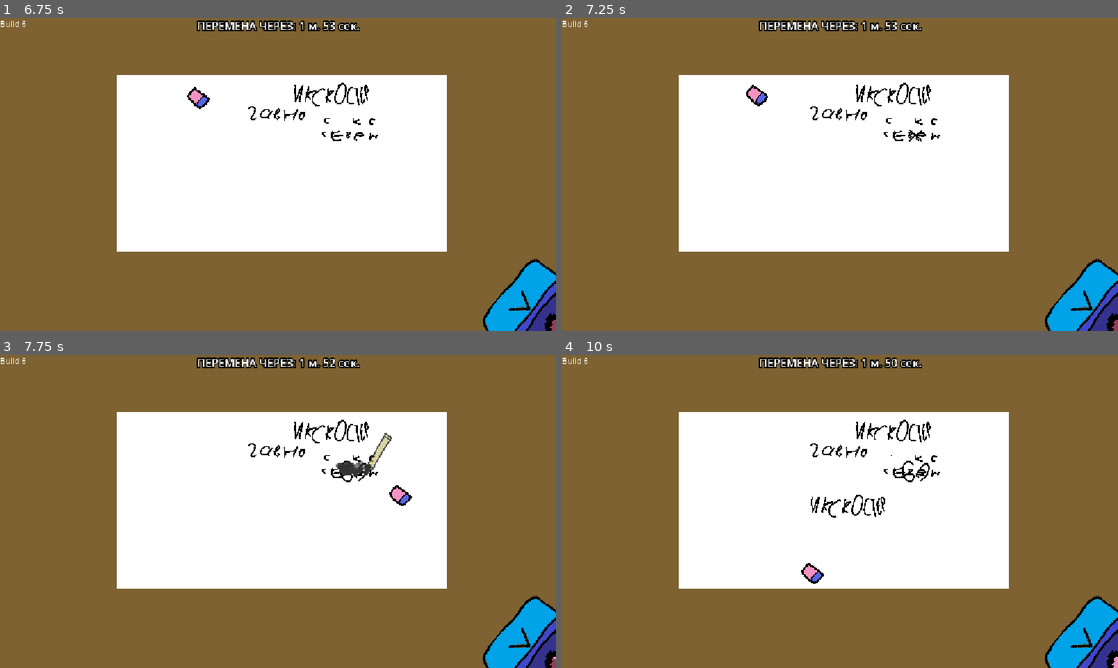
Above: before the commit, frames 1-4 (two rows, left to right).
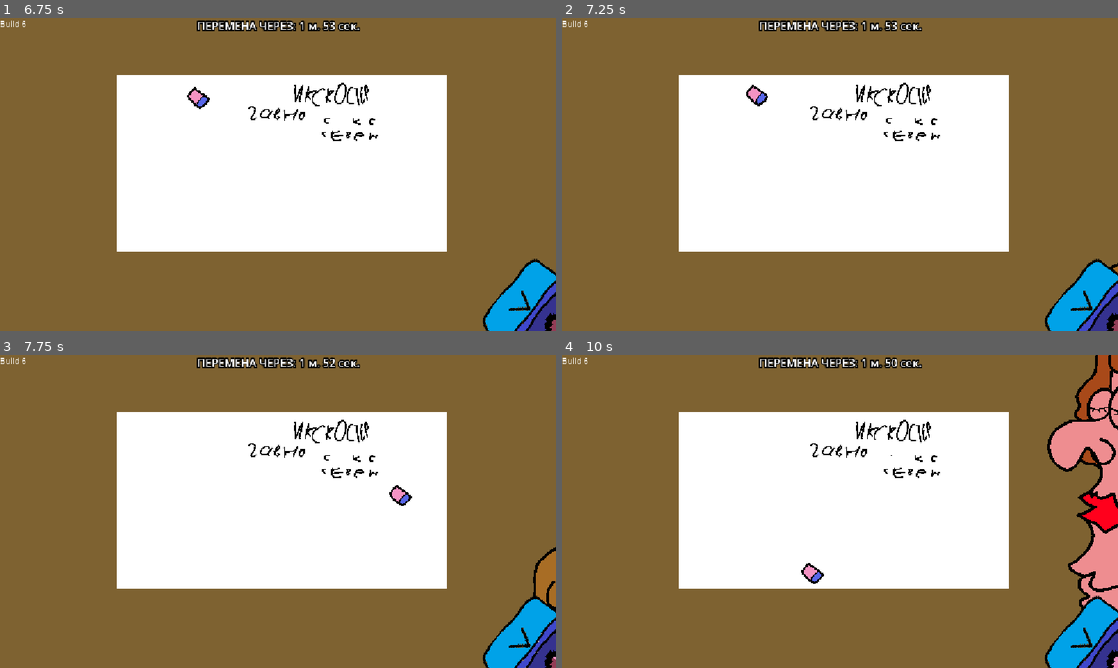
Above: after the commit, the same moments.

Repository: AmongRyzh/maxter-s-jam-2026
Game: Godot game, scene res://gameplay.tscn
The game is run twice, just before and just after one commit, with the same random seed, the same clock (stepped at 60 frames per second) and the same inputs. The engine's default icon, where the game draws it, is replaced by a stand-in: a white triangle on a blue panel in a dark square.
Inputs (mouse positions are in pixels of both pictures, inside the frame that each line leads up to):
- Up to frame 1 (6.75 s): click "Начать" at 0.5 s; move the mouse to (517, 299) at 1.27 s; click (517, 299) at 1.42 s; move the mouse to (422, 227) at 2.02 s; click (422, 227) at 2.17 s; move the mouse to (333, 105) at 2.77 s; click (333, 105) at 2.92 s; move the mouse to (250, 237) at 3.52 s; click (250, 237) at 3.67 s; move the mouse to (444, 221) at 4.27 s; click (444, 221) at 4.42 s; tap Enter at 5 s; move the mouse to (111, 127) at 5.02 s; click (111, 127) at 5.17 s; move the mouse to (305, 174) at 5.77 s; click (305, 174) at 5.92 s; tap Space at 6.5 s; move the mouse to (194, 96) at 6.52 s; click (194, 96) at 6.67 s
- Up to frame 2 (7.25 s): no input
- Up to frame 3 (7.75 s): move the mouse to (400, 495) at 7.27 s; click (400, 495) at 7.42 s
- Up to frame 4 (10 s): move the mouse to (728, 527) at 8.02 s; click (728, 527) at 8.17 s; move the mouse to (895, 442) at 8.77 s; click (895, 442) at 8.92 s; move the mouse to (812, 574) at 9.52 s; click (812, 574) at 9.67 s

Frame 1 is identical in both runs. In frame 2, less than 0.1% of the frame differs, in the area x 62-100%, y 35-96%; in frame 3, 1.1%; in frame 4, 6.1%, in the area x 44-100%, y 0-86%.

Commit message:
фикс спавна надписей друг на друге

Diff:
--- a/gameplay.gd
+++ b/gameplay.gd
@@ -129,9 +129,15 @@
 
 	var painter_image : PainterImage = all_painter_images.pick_random()
 
-	var position = Vector2(
-		randf_range(0, painter_image.img_size.x - bad_text.get_width()),
-		randf_range(0, painter_image.img_size.y - bad_text.get_height()))
+	var position : Vector2
+	for i in 10:
+		position = Vector2(
+			randf_range(0, painter_image.img_size.x - bad_text.get_width()),
+			randf_range(0, painter_image.img_size.y - bad_text.get_height()))
+
+		var rect : Rect2i = Rect2i(Vector2i(position) - bad_text.get_size() / 2, bad_text.get_size())
+		if get_pixel_count_of_color_in_rect(painter_image.texture, Color.BLACK, rect) < 150 or get_pixel_count_of_color_in_all_painter_images(Color.WHITE) < 1000:
+			break
 
 	var globalised_position = painter_image.to_global(position - Vector2(painter_image.img_size / 2) + Vector2(bad_text.get_size() / 2))
 
@@ -144,6 +150,9 @@
 	spawn_packed_at_pos(pencil, globalised_position)
 
 	painter_image.fill_texture(bad_text, Rect2i(Vector2.ZERO, bad_text.get_size()), position)
+#
+#func reposition_mark(mark: Node2D, position: Vector2):
+	#mark
 
 # Called every frame. 'delta' is the elapsed time since the previous frame.
 func _process(delta):
@@ -216,6 +225,7 @@
 
 	# Gets a bounding box enclosing only the visible parts of the image
 	var used_rect: Rect2i = img.get_used_rect()
+	print(used_rect)
 	var color_count: int = 0
 
 	# Only loop inside the bounding rectangle containing visible pixels
@@ -223,6 +233,34 @@
 		for x in range(used_rect.position.x, used_rect.end.x):
 			if img.get_pixel(x, y).is_equal_approx(color):
 				color_count += 1
+
+	return color_count
+
+func get_pixel_count_of_color_in_rect_in_decompressed_img(img: Image, color: Color, rect: Rect2i) -> int:
+	var color_count: int = 0
+
+	# Only loop inside the bounding rectangle containing visible pixels
+	for y in range(rect.position.y, rect.end.y):
+		for x in range(rect.position.x, rect.end.x):
+			if x in range(0, img.get_size().x) and y in range(0, img.get_size().y):
+				if img.get_pixel(x, y).is_equal_approx(color):
+					color_count += 1
+
+	return color_count
+
+func get_pixel_count_of_color_in_rect(texture: Texture, color: Color, rect: Rect2i) -> int:
+	var img: Image = texture.get_image()
+	if img.is_compressed():
+		img.decompress()
+
+	var color_count: int = 0
+
+	# Only loop inside the bounding rectangle containing visible pixels
+	for y in range(rect.position.y, rect.end.y):
+		for x in range(rect.position.x, rect.end.x):
+			if x in range(0, img.get_size().x) and y in range(0, img.get_size().y):
+				if img.get_pixel(x, y).is_equal_approx(color):
+					color_count += 1
 
 	return color_count
 
--- a/gameplay.tscn
+++ b/gameplay.tscn
@@ -145,7 +145,7 @@
 pick_random_wait_time_again_on_restart = true
 
 [node name="TeacherCooldownTimer" type="Timer" parent="Timers" unique_id=2019654275]
-wait_time = 15.0
+wait_time = 6.0
 one_shot = true
 autostart = true
 
@@ -155,6 +155,7 @@
 
 [node name="TeacherLookTimer" type="Timer" parent="Timers" unique_id=27168194]
 one_shot = true
+ignore_time_scale = true
 
 [node name="BeginAddPainterImageSpawnTimer" type="Timer" parent="Timers" unique_id=1060226858]
 wait_time = 45.0
--- a/painter_image.gd
+++ b/painter_image.gd
@@ -42,6 +42,9 @@
 
 func _paint_tex(pos):
 	#print(Rect2i(pos, Vector2i(1, 1)).grow(eraser_size))
+	if !gameplay.teacher_look_timer.is_stopped() or (!gameplay.teacher_walk_timer.is_stopped() and gameplay.teacher_walk_timer.time_left < 0.1) or Engine.time_scale == 0:
+		return
+
 	img.fill_rect(Rect2i(pos, Vector2i(1, 1)).grow(gameplay.eraser_size).grow_side(SIDE_TOP, gameplay.durability_shrink), erase_color)
 	texture.update(img)
 
--- a/teacher/teacher.gd
+++ b/teacher/teacher.gd
@@ -57,7 +57,7 @@
 
 		is_looking = true
 
-		var black_pixel_count = gameplay.get_pixel_count_of_color_in_all_painter_images(Color.BLACK)
+		var black_pixel_count = gameplay.get_pixel_count_of_color_in_all_painter_images(Color.BLACK, false)
 		print(black_pixel_count)
 
 		var monsters := get_tree().get_nodes_in_group('monster')
@@ -66,7 +66,7 @@
 		if black_pixel_count > max_black_pixel_count or monsters.size() != 0:
 			Engine.time_scale = 0
 
-			gameplay.replace_color_to_color_in_all_painter_images(Color.BLACK, Color.RED, true)
+			gameplay.replace_color_to_color_in_all_painter_images(Color.BLACK, Color.RED)
 
 			await get_tree().create_timer(0.7, true, false, true).timeout
 			Engine.time_scale = 1
Not shown, changed: gameplay.gd.uid
Not shown: 1 places in gameplay.tscn that only renumber resources
